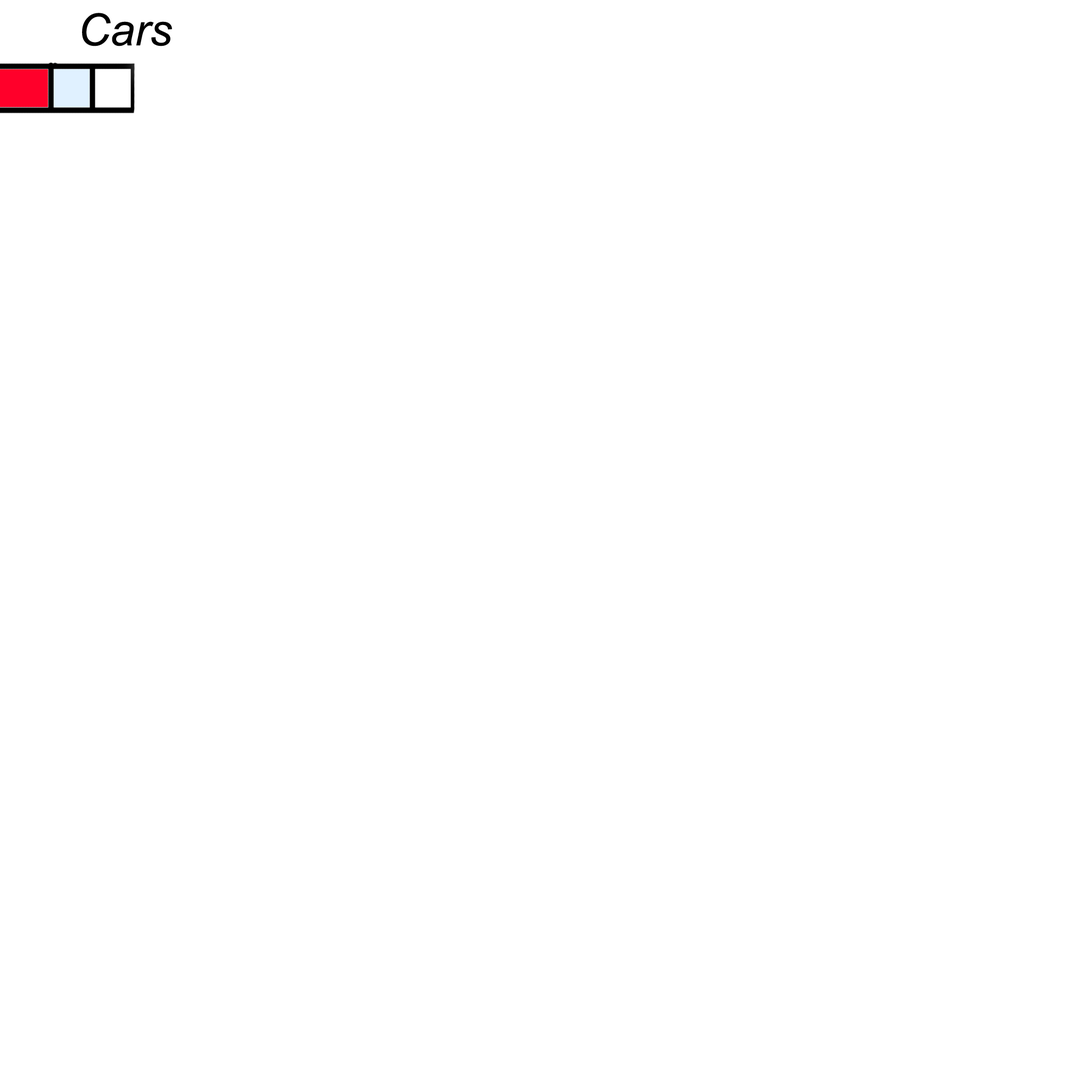
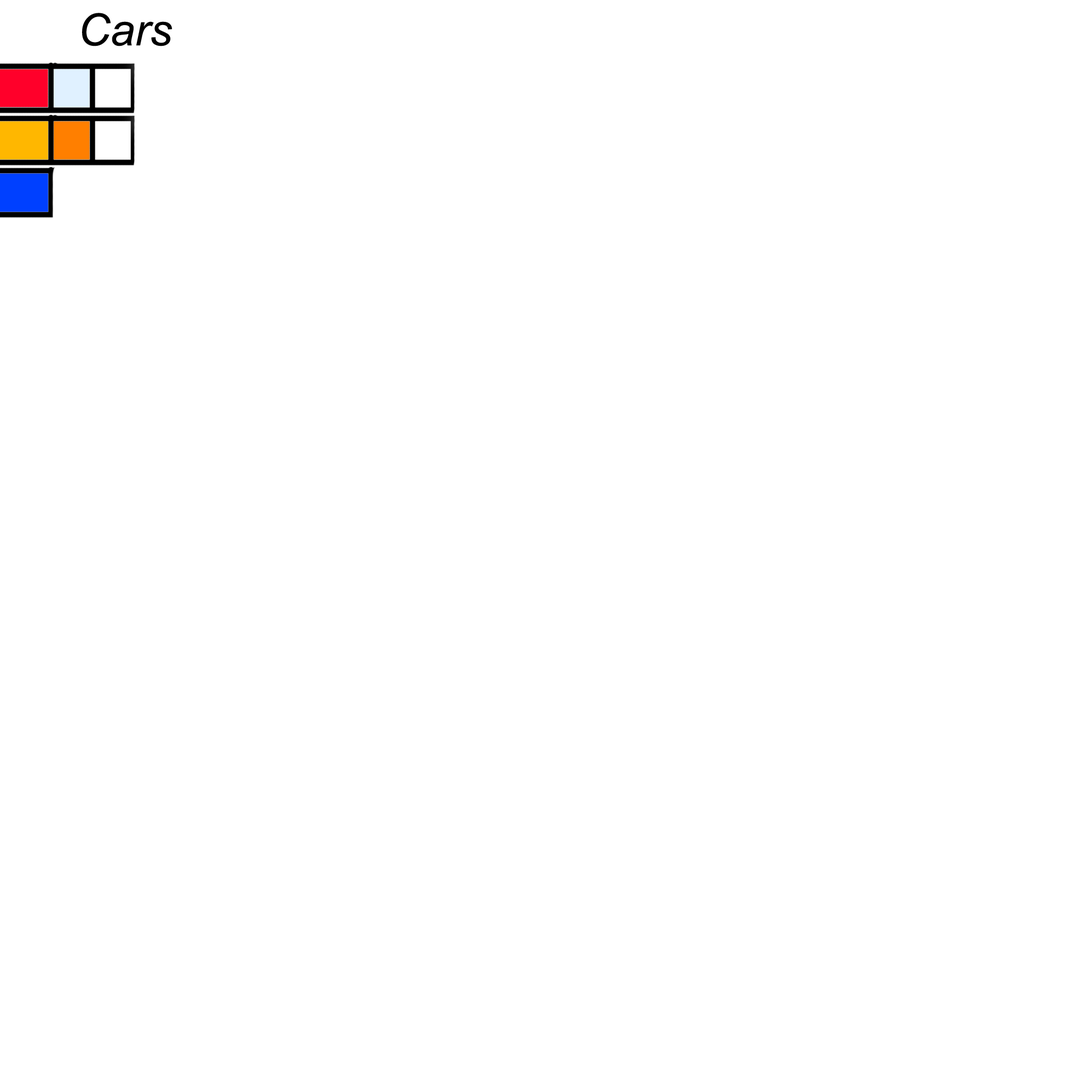
Comparing the layer stacks of the two 1091 x 1091 images. Changes:
added layer "Layer 3" above "Layer 2" over [0, 166, 55, 218]
added layer "Layer 2" above "Layer 1" over [0, 114, 135, 166]
